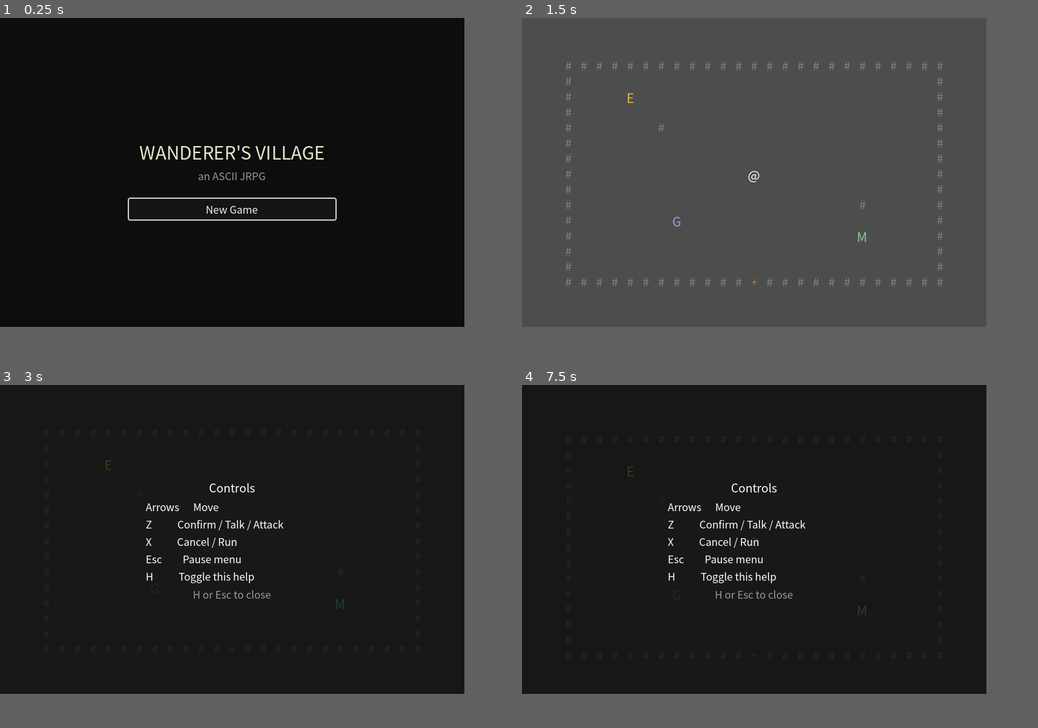
Above: before the commit, frames 1-4 (two rows, left to right).
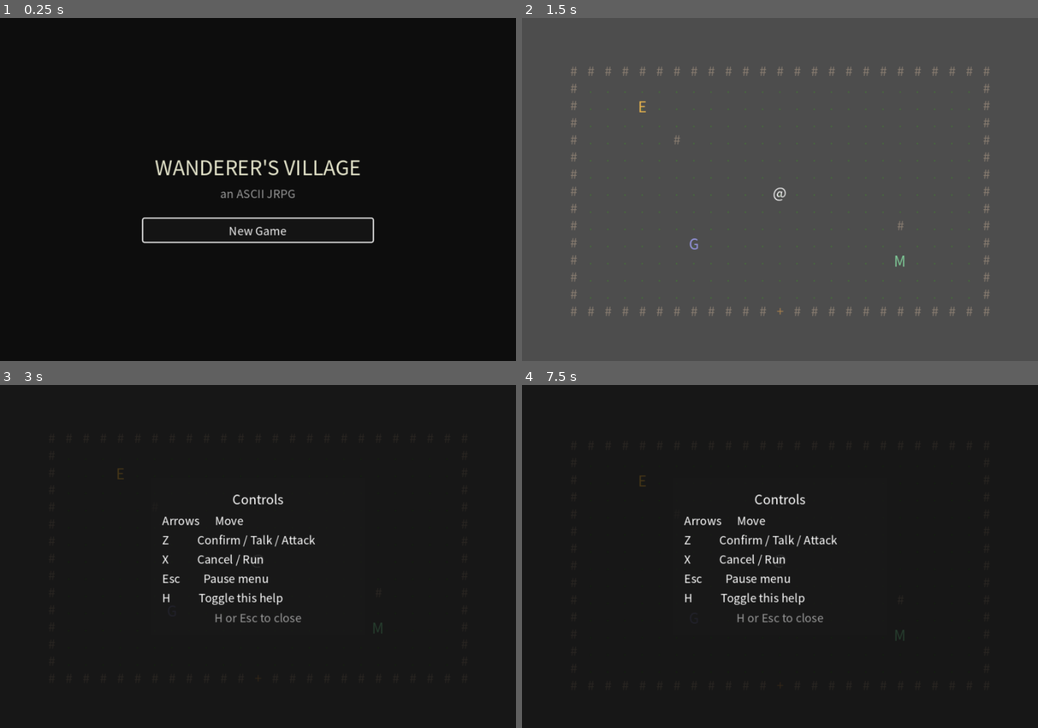
Above: after the commit, the same moments.

Repository: jchans/agent-blank
Game: Godot game, scene res://scenes/TitleScreen.tscn
Same seed, same stepped clock (60 frames per second), same inputs: the game is played once before the commit and once after it.
Inputs:
- Up to frame 1 (0.25 s): no input
- Up to frame 2 (1.5 s): click "New Game" at 0.5 s; tap Enter (ui_accept) at 1.25 s; hold D from 1.28 s (still down); tap X at 1.35 s
- Up to frame 3 (3 s): tap Enter (ui_accept) at 1.52, 2, 2.27, 2.75 s; release D at 2.03 s; hold S 2.03-2.78 s; tap Z at 2.1 s; hold D from 2.78 s (still down); tap H at 2.85 s
- Up to frame 4 (7.5 s): tap Enter (ui_accept) at 3.5, 3.77, 4.25, 4.52, 5, 5.27, 6.77 s; release D at 3.53 s; hold Up 3.53-4.28 s; tap X at 3.6, 5.85 s; hold A 4.28-5.78 s; tap Z at 4.35, 6.6 s; tap H at 5.1, 7.35 s; hold S 5.78-6.53 s; hold D 6.53-7.28 s; hold Up from 7.28 s (still down)
The window is 720x480 before the commit and 800x533 after it. Grey fills any space a smaller window leaves; there, only what the larger window draws over its background counts as a difference.

The runs differ from the first frame. In frame 1, 2.9% of the frame differs, in the area x 24-73%, y 37-66%; in frame 2, 2.2%; in frame 3, 2.3%; in frame 4, 2.3%.

Commit message:
Title screen defaults to New Game; window is now 2x scaled
Title screen always focuses New Game regardless of save state.
Window now starts at 1440x960 (2x) via window_width/height_override +
canvas_items stretch mode with aspect=keep - the logical 720x480
viewport resolution is unchanged, so every hardcoded pixel layout in
the project (dialogue box, battle UI, tile sizing) keeps working
without modification, Godot just scales the rendered canvas up to
fill the bigger window.

Co-Authored-By: Claude Sonnet 5 <noreply@anthropic.com>
Claude-Session: https://claude.ai/code/session_01B8mavScj3YuN7uiXtDRfcj

Diff:
--- a/project.godot
+++ b/project.godot
@@ -25,9 +25,13 @@
 
 window/size/viewport_width=720
 window/size/viewport_height=480
+window/size/window_width_override=1440
+window/size/window_height_override=960
 window/size/mode=0
 window/size/resizable=true
 window/dpi/allow_hidpi=true
+window/stretch/mode="canvas_items"
+window/stretch/aspect="keep"
 
 [rendering]
 
--- a/scripts/title_screen.gd
+++ b/scripts/title_screen.gd
@@ -11,11 +11,9 @@
 	subtitle_label.text = Localization.t("title.subtitle")
 	continue_button.text = Localization.t("title.continue")
 	new_game_button.text = Localization.t("title.new_game")
-	if GameState.has_saved_position:
-		continue_button.grab_focus()
-	else:
+	if not GameState.has_saved_position:
 		continue_button.hide()
-		new_game_button.grab_focus()
+	new_game_button.grab_focus()
 
 
 func _on_continue_button_pressed() -> void:
Not shown, changed: PROGRESS.md
